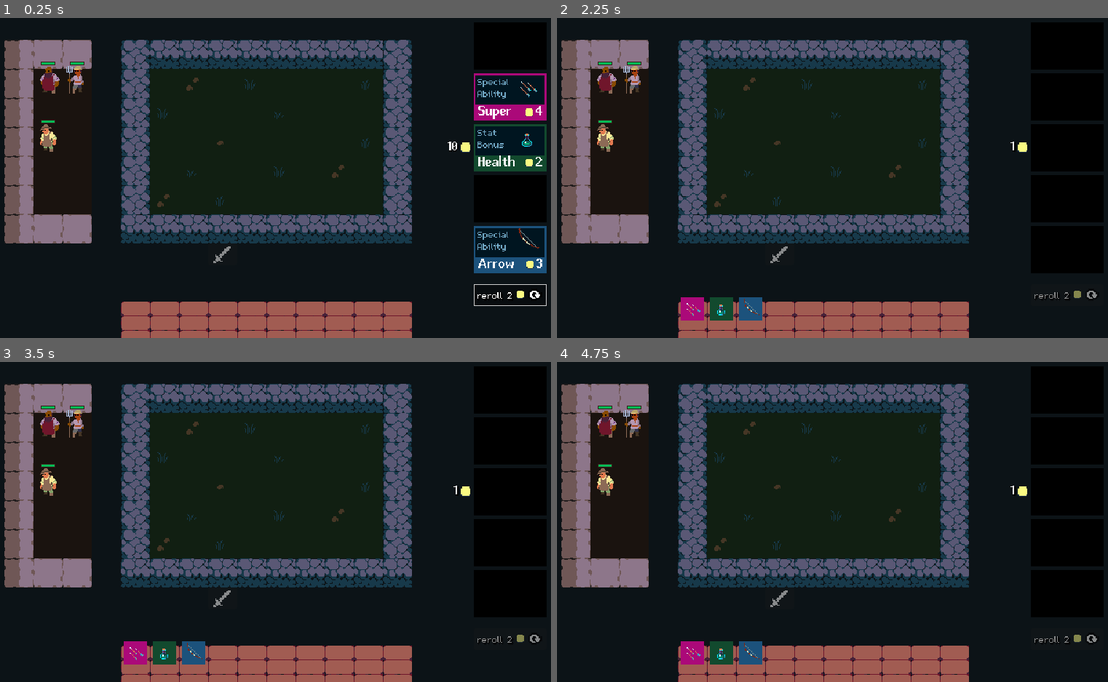
Above: before the commit, frames 1-4 (two rows, left to right).
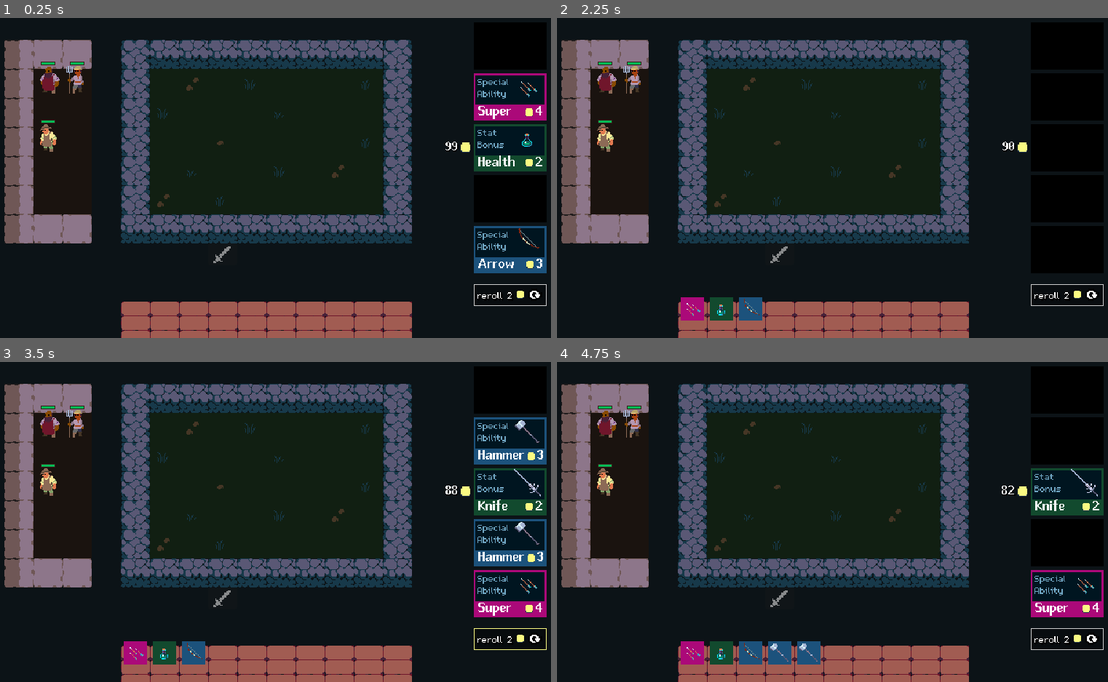
Above: after the commit, the same moments.

Repository: gustavofukunaga/tcc
Game: Godot game, scene res://Scenes/Arena/arena.tscn
Same seed, same stepped clock (60 frames per second), same inputs: the game is played once before the commit and once after it.
Inputs (mouse positions are in pixels of both pictures, inside the frame that each line leads up to):
- Up to frame 1 (0.25 s): no input
- Up to frame 2 (2.25 s): click (1069, 98) at 0.52 s; click (1069, 149) at 1.27 s; click (1069, 248) at 2.02 s
- Up to frame 3 (3.5 s): click (512, 640) at 2.77 s
- Up to frame 4 (4.75 s): click (1069, 544) at 3.52 s; click (1069, 442) at 4.27 s

The runs differ from the first frame. In frame 1, less than 0.1% of the frame differs, in the area x 80-83%, y 38-42%; in frame 2, 0.2%; in frame 3, 8.0%, in the area x 80-100%, y 17-90%; in frame 4, 4.7%.

Commit message:
add tooltip

Diff:
--- a/Custom_nodes/items_handler.gd
+++ b/Custom_nodes/items_handler.gd
@@ -12,5 +12,8 @@
 	#unit.stats.armor += item.armor
 	unit.stats.attack_range += item.attack_range
 	#unit.stats.melee_attack = preload("res://scenes/_effects/attack_smear_effect.tscn")
-	unit.stats.ranged_attack = item.ranged_attack
+	#unit.stats.ranged_attack = item.ranged_attack
 	#unit.stats.ability = item.ability
+
+	if item.type == "Special Ability":
+		unit.stats.equipped_ability = item
--- /dev/null
+++ b/Custom_nodes/unit_tooltip_handler.gd
@@ -0,0 +1,27 @@
+class_name UnitTooltipHandler
+extends Node
+
+@export var unit: Area2D
+
+
+func _ready() -> void:
+	unit.input_event.connect(_on_input_event)
+
+
+func _get_tooltip() -> UnitTooltip:
+	if not (unit is Unit or unit is BattleUnit):
+		return
+
+	var new_tooltip := TooltipHandler.UNIT_TOOLTIP.instantiate() as UnitTooltip
+	new_tooltip.stats = unit.stats
+	#new_tooltip.item_handler = unit.item_handler
+	return new_tooltip
+
+
+func _on_input_event(_viewport: Node, event: InputEvent, _shape_idx: int) -> void:
+	if event.is_action_pressed("tooltip"):
+		TooltipHandler.popup.show_popup(
+			_get_tooltip(),
+			unit.get_global_mouse_position()
+		)
+		get_viewport().set_input_as_handled()
--- a/Data/Items/arrow.tres
+++ b/Data/Items/arrow.tres
@@ -1,18 +1,19 @@
-[gd_resource type="Resource" script_class="ItemStats" load_steps=4 format=3 uid="uid://bjlkorsvkjyu1"]
+[gd_resource type="Resource" script_class="ItemStats" load_steps=3 format=3 uid="uid://bjlkorsvkjyu1"]
 
-[ext_resource type="PackedScene" uid="uid://dxsdrhyvoicym" path="res://scenes/_effects/attack_smear_effect.tscn" id="1_7mhf7"]
+[ext_resource type="PackedScene" uid="uid://dxsdrhyvoicym" path="res://scenes/_effects/attack_smear_effect.tscn" id="1_5di4m"]
 [ext_resource type="Script" uid="uid://cwm0usltptrtm" path="res://Data/Items/item_stats.gd" id="1_n2f4x"]
-[ext_resource type="PackedScene" uid="uid://d045ocq2a6it8" path="res://Scenes/_projectiles/frod_projectile.tscn" id="2_hiamn"]
 
 [resource]
 script = ExtResource("1_n2f4x")
 name = "Arrow"
+description = " +4 attack range"
 type = "Special Ability"
 rarity = 1
 gold_cost = 3
 pool_count = 5
 skin_coordinates = Vector2i(3, 9)
 max_health = 0
+health = 0
 max_mana = 0
 starting_mana = 0
 attack_damage = 0
@@ -20,6 +21,5 @@
 attack_speed = 0.0
 armor = 0
 attack_range = 4
-melee_attack = ExtResource("1_7mhf7")
-ranged_attack = ExtResource("2_hiamn")
+melee_attack = ExtResource("1_5di4m")
 metadata/_custom_type_script = "uid://cwm0usltptrtm"
--- a/Data/Items/item_stats.gd
+++ b/Data/Items/item_stats.gd
@@ -11,6 +11,7 @@
 }
 
 @export var name: String
+@export var description: String
 @export var type: String
 
 @export_category("Data")
--- a/Data/Player/player_stats.tres
+++ b/Data/Player/player_stats.tres
@@ -4,7 +4,7 @@
 
 [resource]
 script = ExtResource("1_7s0t2")
-gold = 10
+gold = 99
 xp = 0
 level = 3
 metadata/_custom_type_script = "uid://bno3o37fmo7k4"
--- a/Data/Units/bram.tres
+++ b/Data/Units/bram.tres
@@ -1,7 +1,8 @@
-[gd_resource type="Resource" script_class="UnitStats" load_steps=3 format=3 uid="uid://cu4dgk3miuwt5"]
+[gd_resource type="Resource" script_class="UnitStats" load_steps=4 format=3 uid="uid://cu4dgk3miuwt5"]
 
 [ext_resource type="PackedScene" uid="uid://dxsdrhyvoicym" path="res://Scenes/_effects/attack_smear_effect.tscn" id="1_3feko"]
 [ext_resource type="Script" uid="uid://b5xwqcu3p6jfw" path="res://Data/Units/unit_stats.gd" id="1_7olvk"]
+[ext_resource type="PackedScene" uid="uid://d045ocq2a6it8" path="res://Scenes/_projectiles/frod_projectile.tscn" id="2_goy6x"]
 
 [resource]
 script = ExtResource("1_7olvk")
@@ -17,4 +18,5 @@
 armor = 0
 attack_range = 1
 melee_attack = ExtResource("1_3feko")
+ranged_attack = ExtResource("2_goy6x")
 metadata/_custom_type_script = "uid://b5xwqcu3p6jfw"
--- a/Data/Units/hale.tres
+++ b/Data/Units/hale.tres
@@ -1,8 +1,9 @@
-[gd_resource type="Resource" script_class="UnitStats" load_steps=4 format=3 uid="uid://d1pplv4esnoo6"]
+[gd_resource type="Resource" script_class="UnitStats" load_steps=5 format=3 uid="uid://d1pplv4esnoo6"]
 
 [ext_resource type="PackedScene" uid="uid://c0yisw37t1e0g" path="res://Scenes/_abilities/axe_swing.tscn" id="1_2tyyh"]
 [ext_resource type="Script" uid="uid://b5xwqcu3p6jfw" path="res://Data/Units/unit_stats.gd" id="1_nq6dh"]
 [ext_resource type="PackedScene" uid="uid://dxsdrhyvoicym" path="res://Scenes/_effects/attack_smear_effect.tscn" id="1_rnbw8"]
+[ext_resource type="PackedScene" uid="uid://d045ocq2a6it8" path="res://Scenes/_projectiles/frod_projectile.tscn" id="4_4oxb7"]
 
 [resource]
 script = ExtResource("1_nq6dh")
@@ -18,5 +19,6 @@
 armor = 0
 attack_range = 1
 melee_attack = ExtResource("1_rnbw8")
+ranged_attack = ExtResource("4_4oxb7")
 ability = ExtResource("1_2tyyh")
 metadata/_custom_type_script = "uid://b5xwqcu3p6jfw"
--- a/Data/Units/unit_stats.gd
+++ b/Data/Units/unit_stats.gd
@@ -38,8 +38,9 @@
 @export var armor: int
 @export_range(1, MAX_ATTACK_RANGE) var attack_range: int
 @export var melee_attack: PackedScene = preload("res://scenes/_effects/attack_smear_effect.tscn")
-@export var ranged_attack: PackedScene
+@export var ranged_attack: PackedScene = preload("res://Scenes/_projectiles/frod_projectile.tscn")
 @export var ability: PackedScene
+@export var equipped_ability: ItemStats
 #@export var auto_attack_sound: AudioStream
 
 var health: int : set = _set_health
@@ -80,6 +81,9 @@
 
 
 func _set_health(value: int) -> void:
+	if value > max_health:
+		return
+
 	health = value
 	emit_changed()
 
--- a/Scenes/Item/item.gd
+++ b/Scenes/Item/item.gd
@@ -20,6 +20,7 @@
 		drag_and_drop.drag_started.connect(_on_drag_started)
 		drag_and_drop.dropped.connect(_on_dropped)
 		drag_and_drop.drag_canceled.connect(_on_drag_canceled)
+		input_event.connect(_on_input_event)
 
 
 func set_stats(value: ItemStats) -> void:
@@ -82,3 +83,27 @@
 
 	outline_highlighter.clear_highlight()
 	z_index = 0
+
+func _get_texture_as_atlas() -> Texture:
+	var atlas_texture := AtlasTexture.new()
+	atlas_texture.atlas = skin.texture
+	atlas_texture.region = skin.region_rect
+	return atlas_texture
+
+func _get_tooltip() -> DetailedTooltip:
+	var new_tooltip := TooltipHandler.DETAILED_TOOLTIP.instantiate() as DetailedTooltip
+	var data := new_tooltip.DetailedTooltipData.new()
+	data.texture = _get_texture_as_atlas()
+	data.title = stats.name
+	data.description = stats.description
+	new_tooltip.setup(data)
+	return new_tooltip
+
+
+func _on_input_event(_viewport: Node, event: InputEvent, _shape_idx: int) -> void:
+	if event.is_action_pressed("tooltip"):
+		TooltipHandler.popup.show_popup(
+			_get_tooltip(),
+			get_global_mouse_position()
+		)
+		get_viewport().set_input_as_handled()
--- /dev/null
+++ b/Scenes/ItemUI/item_ui.tscn
@@ -0,0 +1,27 @@
+[gd_scene load_steps=5 format=3 uid="uid://cow562e0hvt3s"]
+
+[ext_resource type="Script" uid="uid://dm7muukynxqsh" path="res://item_ui.gd" id="1_2w1xv"]
+[ext_resource type="Texture2D" uid="uid://l1jq47dgo2n1" path="res://Assets/sprites/trait_background.png" id="1_uywk3"]
+[ext_resource type="Texture2D" uid="uid://dxcdu20yfc72" path="res://Assets/sprites/items.png" id="2_63qko"]
+
+[sub_resource type="AtlasTexture" id="AtlasTexture_uywk3"]
+resource_local_to_scene = true
+atlas = ExtResource("2_63qko")
+region = Rect2(224, 320, 32, 32)
+
+[node name="ItemUI" type="TextureRect"]
+offset_right = 32.0
+offset_bottom = 32.0
+mouse_filter = 0
+texture = ExtResource("1_uywk3")
+script = ExtResource("1_2w1xv")
+tooltip_offset = Vector2i(3, 3)
+
+[node name="Icon" type="TextureRect" parent="."]
+layout_mode = 1
+anchors_preset = 15
+anchor_right = 1.0
+anchor_bottom = 1.0
+grow_horizontal = 2
+grow_vertical = 2
+texture = SubResource("AtlasTexture_uywk3")
--- a/Scenes/Item_Card/item_card.gd
+++ b/Scenes/Item_Card/item_card.gd
@@ -31,7 +31,6 @@
 			#print("bought item: ", item)
 			#print("gold: ", player_stats.gold)
 	#)
-
 
 func _set_item_stats(value: ItemStats) -> void:
 	item_stats = value
@@ -80,10 +79,38 @@
 func _on_mouse_entered() -> void:
 	if not disabled:
 		border_sb.border_color = HOVER_BORDER_COLOR
+		#TooltipHandler.popup.show_popup(
+			#_tooltip(),
+			#get_global_mouse_position()
+		#)
+		#get_viewport().set_input_as_handled()
 
 
 func _on_mouse_exited() -> void:
 	border_sb.border_color = border_color
+	#TooltipHandler.popup.hide_popup()
 
 func _get_item_type(type: String) -> String:
 	return type.replace(" ", "\n")
+
+func _tooltip() -> DetailedTooltip:
+	var new_tooltip := TooltipHandler.DETAILED_TOOLTIP.instantiate() as DetailedTooltip
+	var data := new_tooltip.DetailedTooltipData.new()
+	data.texture = item_icon.texture
+	data.title = item_stats.name
+	data.description = item_stats.description
+	new_tooltip.setup(data)
+	return new_tooltip
+
+
+func _on_gui_input(event: InputEvent) -> void:
+	if event.is_action_pressed("tooltip"):
+		TooltipHandler.popup.show_popup(
+			_tooltip(),
+			get_global_mouse_position()
+		)
+		get_viewport().set_input_as_handled()
+
+
+#func _on_gui_input(event: InputEvent) -> void:
+	#pass # Replace with function body.
--- a/Scenes/Item_Card/item_card.tscn
+++ b/Scenes/Item_Card/item_card.tscn
@@ -150,6 +150,7 @@
 grow_vertical = 2
 theme_override_styles/panel = SubResource("StyleBoxFlat_pwm4s")
 
+[connection signal="gui_input" from="." to="." method="_on_gui_input"]
 [connection signal="mouse_entered" from="." to="." method="_on_mouse_entered"]
 [connection signal="mouse_exited" from="." to="." method="_on_mouse_exited"]
 [connection signal="pressed" from="." to="." method="_on_pressed"]
--- /dev/null
+++ b/Scenes/Tooltips/detailed_tooltip.gd
@@ -0,0 +1,30 @@
+class_name DetailedTooltip
+extends VBoxContainer
+
+@onready var icon: TextureRect = %Icon
+@onready var title: Label = %Title
+@onready var description: RichTextLabel = %Description
+
+var tooltip_data: DetailedTooltipData
+
+
+func _ready() -> void:
+	if not tooltip_data:
+		return
+
+	icon.texture = tooltip_data.texture
+	title.text = tooltip_data.title
+	description.text = tooltip_data.description
+	description.custom_minimum_size.x = tooltip_data.min_size_x
+
+
+func setup(data: DetailedTooltipData, min_x: float = 0.0) -> void:
+	tooltip_data = data
+	tooltip_data.min_size_x = min_x
+
+
+class DetailedTooltipData:
+	var texture: Texture
+	var title: String
+	var description: String
+	var min_size_x: float
--- /dev/null
+++ b/Scenes/Tooltips/detailed_tooltip.tscn
@@ -0,0 +1,35 @@
+[gd_scene load_steps=4 format=3 uid="uid://pn34h5bpt0wh"]
+
+[ext_resource type="Script" uid="uid://duqwtaqlff2d3" path="res://Scenes/Tooltips/detailed_tooltip.gd" id="1_83qww"]
+[ext_resource type="Texture2D" uid="uid://wxshjtwjoc31" path="res://Assets/sprites/traits/human.png" id="1_kik6e"]
+[ext_resource type="FontFile" uid="uid://8di0jvr25vat" path="res://Assets/font/m5x7.ttf" id="2_83qww"]
+
+[node name="DetailedTooltip" type="VBoxContainer"]
+offset_right = 40.0
+offset_bottom = 40.0
+script = ExtResource("1_83qww")
+
+[node name="HBoxContainer" type="HBoxContainer" parent="."]
+layout_mode = 2
+
+[node name="Icon" type="TextureRect" parent="HBoxContainer"]
+unique_name_in_owner = true
+layout_mode = 2
+texture = ExtResource("1_kik6e")
+stretch_mode = 5
+
+[node name="Title" type="Label" parent="HBoxContainer"]
+unique_name_in_owner = true
+layout_mode = 2
+text = "Tooltip Title"
+vertical_alignment = 1
+
+[node name="Description" type="RichTextLabel" parent="."]
+unique_name_in_owner = true
+layout_mode = 2
+theme_override_fonts/normal_font = ExtResource("2_83qww")
+bbcode_enabled = true
+text = "text
+text
+text"
+fit_content = true
--- /dev/null
+++ b/Scenes/Tooltips/game_popup.gd
@@ -0,0 +1,49 @@
+class_name GamePopup
+extends PanelContainer
+
+@onready var content_container: MarginContainer = %ContentContainer
+
+
+func _ready() -> void:
+	_clear()
+
+func _input(event: InputEvent) -> void:
+	if not visible:
+		return
+
+	if event.is_action_pressed("select") or event.is_action_pressed("tooltip"):
+		hide_popup()
+
+
+func _clear() -> void:
+	for node: Control in content_container.get_children():
+		node.queue_free()
+
+
+func _get_position(mouse_pos: Vector2i) -> Vector2i:
+	var screen_size := Vector2i(get_tree().root.get_visible_rect().size)
+	var max_pos := screen_size - Vector2i(size)
+	var final_x: int = clampi(mouse_pos.x, 0, max_pos.x)
+	var final_y: int = clampi(mouse_pos.y, 0, max_pos.y)
+
+	return Vector2i(final_x, final_y)
+
+
+func show_popup(content: Control, pos: Vector2i) -> void:
+	content_container.add_child(content)
+	await get_tree().process_frame
+	reset_size()
+	global_position = _get_position(pos)
+	mouse_filter = Control.MOUSE_FILTER_STOP
+	show()
+
+
+func hide_popup() -> void:
+	_clear()
+	mouse_filter = Control.MOUSE_FILTER_IGNORE
+	hide()
+
+
+func center() -> void:
+	var screen_size := get_tree().root.get_visible_rect().size
+	global_position = (screen_size / 2) - (size / 2)
--- /dev/null
+++ b/Scenes/Tooltips/game_popup.tscn
@@ -0,0 +1,34 @@
+[gd_scene load_steps=3 format=3 uid="uid://dhc04v0xcyoxb"]
+
+[ext_resource type="Script" uid="uid://dq6bpawcafyik" path="res://Scenes/Tooltips/game_popup.gd" id="1_huob7"]
+
+[sub_resource type="StyleBoxFlat" id="StyleBoxFlat_x1gvk"]
+bg_color = Color(0.0846899, 0.0846899, 0.0846899, 1)
+border_width_left = 2
+border_width_top = 2
+border_width_right = 2
+border_width_bottom = 2
+border_color = Color(1, 1, 1, 1)
+corner_radius_top_left = 4
+corner_radius_top_right = 4
+corner_radius_bottom_right = 4
+corner_radius_bottom_left = 4
+
+[node name="GamePopup" type="PanelContainer"]
+top_level = true
+offset_right = 40.0
+offset_bottom = 40.0
+theme_override_styles/panel = SubResource("StyleBoxFlat_x1gvk")
+script = ExtResource("1_huob7")
+
+[node name="ContentContainer" type="MarginContainer" parent="."]
+unique_name_in_owner = true
+layout_mode = 2
+theme_override_constants/margin_left = 6
+theme_override_constants/margin_top = 4
+theme_override_constants/margin_right = 6
+theme_override_constants/margin_bottom = 4
+
+[node name="Label" type="Label" parent="ContentContainer"]
+layout_mode = 2
+text = "Test Test Test Test Test Test"
--- /dev/null
+++ b/Scenes/Tooltips/item_container.gd
@@ -0,0 +1,43 @@
+class_name UnitTooltip
+extends VBoxContainer
+
+@export var stats: UnitStats:
+	set(value):
+		stats = value
+		if stats and is_node_ready():
+			health_bar.stats = stats
+			unit_name.text = stats.name
+			stats.changed.connect(_on_stats_changed)
+			_on_stats_changed()
+
+#@export var item_handler: ItemHandler:
+	#set(value):
+		#item_handler = value
+		#if item_handler and is_node_ready():
+			#item_handler.items_changed.connect(_on_items_changed)
+			#_on_items_changed()
+
+@onready var unit_name: Label = %UnitName
+@onready var health_bar: HealthBar = %HealthBar
+@onready var health_label: Label = %HealthLabel
+@onready var item_container: HBoxContainer = %ItemContainer
+
+
+func _ready() -> void:
+	stats = self.stats
+	#item_handler = self.item_handler
+
+
+func _on_stats_changed() -> void:
+	health_label.text = "%s/%s" % [stats.health, stats.get_max_health()]
+
+
+#func _on_items_changed() -> void:
+	#for i: int in item_container.get_child_count():
+		#var item_ui := item_container.get_child(i) as ItemUI
+		#var item: Item = null
+		#
+		#if i < item_handler.equipped_items.size():
+			#item = item_handler.equipped_items[i]
+		#
+		#item_ui.item = item
--- /dev/null
+++ b/Scenes/Tooltips/tooltip_handler.gd
@@ -0,0 +1,18 @@
+extends CanvasLayer
+
+const DETAILED_TOOLTIP = preload("res://Scenes/Tooltips/detailed_tooltip.tscn")
+const UNIT_TOOLTIP = preload("res://Scenes/Tooltips/unit_tooltip.tscn")
+
+@onready var popup: GamePopup = %Popup
+@onready var popup_2: GamePopup = %Popup2
+@onready var timer: Timer = $Timer
+
+#func show_timed_popup(message: String, time: float) -> void:
+	#var label := Label.new()
+	#label.text = message
+	#await popup.show_popup(label, Vector2i.ZERO)
+	#TooltipHandler.popup.center()
+	#timer.wait_time = time
+	#timer.start()
+	#popup.hidden.connect(func(): timer.stop(), CONNECT_ONE_SHOT)
+	#timer.timeout.connect(func(): popup.hide_popup(), CONNECT_ONE_SHOT)
--- /dev/null
+++ b/Scenes/Tooltips/tooltip_handler.tscn
@@ -0,0 +1,19 @@
+[gd_scene load_steps=3 format=3 uid="uid://ckj3emofv7pec"]
+
+[ext_resource type="Script" uid="uid://hgenwl5l4rsb" path="res://Scenes/Tooltips/tooltip_handler.gd" id="1_3fds4"]
+[ext_resource type="PackedScene" uid="uid://dhc04v0xcyoxb" path="res://Scenes/Tooltips/game_popup.tscn" id="1_h7pyy"]
+
+[node name="TooltipHandler" type="CanvasLayer"]
+layer = 2
+script = ExtResource("1_3fds4")
+
+[node name="Popup" parent="." instance=ExtResource("1_h7pyy")]
+unique_name_in_owner = true
+visible = false
+
+[node name="Popup2" parent="." instance=ExtResource("1_h7pyy")]
+unique_name_in_owner = true
+visible = false
+
+[node name="Timer" type="Timer" parent="."]
+one_shot = true
--- /dev/null
+++ b/Scenes/Tooltips/unit_tooltip.gd
@@ -0,0 +1,45 @@
+class_name UnitTooltip
+extends VBoxContainer
+
+@export var stats: UnitStats:
+	set(value):
+		stats = value
+		if stats and is_node_ready():
+			health_bar.stats = stats
+			unit_name.text = stats.name
+			stats.changed.connect(_on_stats_changed)
+			_on_stats_changed()
+
+#@export var item_handler: ItemHandler:
+	#set(value):
+		#item_handler = value
+		#if item_handler and is_node_ready():
+			#item_handler.items_changed.connect(_on_items_changed)
+			#_on_items_changed()
+
+@onready var unit_name: Label = %UnitName
+@onready var health_bar: HealthBar = %HealthBar
+@onready var health_label: Label = %HealthLabel
+@onready var item_container: HBoxContainer = %ItemContainer
+
+
+func _ready() -> void:
+	stats = self.stats
+	var item_ui := item_container.get_child(0) as ItemUI
+	item_ui.item = stats.equipped_ability
+	#item_handler = self.item_handler
+
+
+func _on_stats_changed() -> void:
+	health_label.text = "%s/%s" % [stats.health, stats.get_max_health()]
+
+
+#func _on_items_changed() -> void:
+	#for i: int in item_container.get_child_count():
+		#var item_ui := item_container.get_child(i) as ItemUI
+		#var item: Item = null
+		#
+		#if i < item_handler.equipped_items.size():
+			#item = item_handler.equipped_items[i]
+		#
+		#item_ui.item = item
--- /dev/null
+++ b/Scenes/Tooltips/unit_tooltip.tscn
@@ -0,0 +1,63 @@
+[gd_scene load_steps=7 format=3 uid="uid://csp1w1jnfbwul"]
+
+[ext_resource type="PackedScene" uid="uid://c1whvt3bdqgxe" path="res://Scenes/health_bar/health_bar.tscn" id="1_jm2ea"]
+[ext_resource type="Script" uid="uid://clym6ajqs0u60" path="res://Scenes/Tooltips/unit_tooltip.gd" id="1_qr1tc"]
+[ext_resource type="FontFile" uid="uid://8di0jvr25vat" path="res://Assets/font/m5x7.ttf" id="2_qr1tc"]
+[ext_resource type="PackedScene" uid="uid://cow562e0hvt3s" path="res://Scenes/ItemUI/item_ui.tscn" id="3_l4ifx"]
+
+[sub_resource type="LabelSettings" id="LabelSettings_8jbxt"]
+font = ExtResource("2_qr1tc")
+outline_size = 3
+outline_color = Color(0, 0, 0, 1)
+
+[sub_resource type="LabelSettings" id="LabelSettings_qr1tc"]
+font = ExtResource("2_qr1tc")
+outline_color = Color(0, 0, 0, 1)
+
+[node name="UnitTooltip" type="VBoxContainer"]
+offset_right = 100.0
+offset_bottom = 63.0
+script = ExtResource("1_qr1tc")
+
+[node name="Title" type="HBoxContainer" parent="."]
+layout_mode = 2
+
+[node name="UnitName" type="Label" parent="Title"]
+unique_name_in_owner = true
+layout_mode = 2
+text = "Frod
+"
+
+[node name="HealthBar" parent="." instance=ExtResource("1_jm2ea")]
+unique_name_in_owner = true
+custom_minimum_size = Vector2(100, 16)
+layout_mode = 2
+
+[node name="HealthLabel" type="Label" parent="HealthBar"]
+unique_name_in_owner = true
+layout_mode = 1
+anchors_preset = 15
+anchor_right = 1.0
+anchor_bottom = 1.0
+grow_horizontal = 2
+grow_vertical = 2
+text = "0/1000"
+label_settings = SubResource("LabelSettings_8jbxt")
+horizontal_alignment = 1
+vertical_alignment = 1
+
+[node name="Item" type="HBoxContainer" parent="."]
+layout_mode = 2
+
+[node name="EquippedItemLabel" type="Label" parent="Item"]
+layout_mode = 2
+text = "Equipped Ability:"
+label_settings = SubResource("LabelSettings_qr1tc")
+horizontal_alignment = 1
+
+[node name="ItemContainer" type="HBoxContainer" parent="Item"]
+unique_name_in_owner = true
+layout_mode = 2
+
+[node name="ItemUI" parent="Item/ItemContainer" instance=ExtResource("3_l4ifx")]
+layout_mode = 2
--- a/Scenes/Unit/unit.tscn
+++ b/Scenes/Unit/unit.tscn
@@ -8,6 +8,7 @@
 [ext_resource type="Script" uid="uid://d077xoc6cueo6" path="res://Components/packed_sprite2d.gd" id="5_2itl1"]
 [ext_resource type="PackedScene" uid="uid://c1whvt3bdqgxe" path="res://Scenes/health_bar/health_bar.tscn" id="5_kakeo"]
 [ext_resource type="Script" uid="uid://dye12q485wwdu" path="res://Components/outline_highlighter.gd" id="6_jbdwb"]
+[ext_resource type="Script" uid="uid://c8bofstjifmpj" path="res://Custom_nodes/unit_tooltip_handler.gd" id="9_uodik"]
 
 [sub_resource type="RectangleShape2D" id="RectangleShape2D_hgpyh"]
 size = Vector2(32, 32)
@@ -48,5 +49,10 @@
 outline_color = Color(1, 1, 1, 1)
 outline_thickness = 1
 
+[node name="UnitTooltipHandler" type="Node" parent="." node_paths=PackedStringArray("unit")]
+script = ExtResource("9_uodik")
+unit = NodePath("..")
+metadata/_custom_type_script = "uid://c8bofstjifmpj"
+
 [connection signal="mouse_entered" from="." to="." method="_on_mouse_entered"]
 [connection signal="mouse_exited" from="." to="." method="_on_mouse_exited"]
--- a/Scenes/battle_unit/battle_unit.tscn
+++ b/Scenes/battle_unit/battle_unit.tscn
@@ -12,6 +12,7 @@
 [ext_resource type="Script" uid="uid://btnf4etxvlg3m" path="res://Custom_nodes/target_finder.gd" id="8_p7yiw"]
 [ext_resource type="Script" uid="uid://bl8i2mppmae5b" path="res://Components/attack.gd" id="9_1qy7s"]
 [ext_resource type="Script" uid="uid://bgluqq6gaukyq" path="res://Components/scene_spawner.gd" id="10_dsxh2"]
+[ext_resource type="Script" uid="uid://c8bofstjifmpj" path="res://Custom_nodes/unit_tooltip_handler.gd" id="13_dsxh2"]
 
 [sub_resource type="RectangleShape2D" id="RectangleShape2D_6svng"]
 size = Vector2(36, 36)
@@ -267,6 +268,11 @@
 actor = NodePath("..")
 metadata/_custom_type_script = "uid://c42nbbnb3c5sv"
 
+[node name="UnitTooltipHandler" type="Node" parent="." node_paths=PackedStringArray("unit")]
+script = ExtResource("13_dsxh2")
+unit = NodePath("..")
+metadata/_custom_type_script = "uid://c8bofstjifmpj"
+
 [node name="AnimationPlayer" type="AnimationPlayer" parent="."]
 libraries = {
 &"": SubResource("AnimationLibrary_3nmhm")
--- /dev/null
+++ b/item_ui.gd
@@ -0,0 +1,47 @@
+class_name ItemUI
+extends TextureRect
+
+@export var tooltip_offset: Vector2i
+@export var item: ItemStats:
+	set(value):
+		item = value
+
+		if not is_node_ready():
+			return
+
+		if not item:
+			icon.hide()
+			return
+
+		icon.texture.region.position = Vector2(item.skin_coordinates) * Arena.CELL_SIZE
+		icon.show()
+
+
+@onready var icon: TextureRect = $Icon
+
+
+func _ready() -> void:
+	item = self.item
+	mouse_entered.connect(_show_tooltip)
+	mouse_exited.connect(TooltipHandler.popup_2.hide_popup)
+
+
+func _get_item_tooltip() -> DetailedTooltip:
+	var new_tooltip := TooltipHandler.DETAILED_TOOLTIP.instantiate() as DetailedTooltip
+	var data := new_tooltip.DetailedTooltipData.new()
+	data.texture = icon.texture.duplicate()
+	data.title = item.name
+	data.description = item.description
+	new_tooltip.setup(data)
+	return new_tooltip
+
+
+func _show_tooltip() -> void:
+	if not item or TooltipHandler.popup_2.visible:
+		return
+
+	TooltipHandler.popup_2.show_popup(
+		_get_item_tooltip(),
+		global_position + Vector2(size.x + tooltip_offset.x, tooltip_offset.y)
+	)
+	get_viewport().set_input_as_handled()
--- a/project.godot
+++ b/project.godot
@@ -12,12 +12,13 @@
 
 config/name="tcc"
 run/main_scene="uid://cy4g8o8gnifo0"
-config/features=PackedStringArray("4.5", "GL Compatibility")
+config/features=PackedStringArray("4.4", "GL Compatibility")
 config/icon="res://icon.svg"
 
 [autoload]
 
 UnitNavigation="*res://Custom_nodes/unit_navigation.gd"
+TooltipHandler="*res://Scenes/Tooltips/tooltip_handler.tscn"
 
 [display]
 
@@ -54,6 +55,11 @@
 "events": [Object(InputEventKey,"resource_local_to_scene":false,"resource_name":"","device":-1,"window_id":0,"alt_press …(192 unchanged characters)…
 ]
 }
+tooltip={
+"deadzone": 0.2,
+"events": [Object(InputEventMouseButton,"resource_local_to_scene":false,"resource_name":"","device":-1,"window_id":0,"alt_pressed":false,"shift_pressed":false,"ctrl_pressed":false,"meta_pressed":false,"button_mask":0,"position":Vector2(0, 0),"global_position":Vector2(0, 0),"factor":1.0,"button_index":2,"canceled":false,"pressed":false,"double_click":false,"script":null)
+]
+}
 
 [layer_names]
 
Not shown, changed: Assets/32rogues-palette.png.import
Not shown, changed: Assets/animals.png.import
Not shown, changed: Assets/animated-tiles.png.import
Not shown, changed: Assets/autotiles.png.import
Not shown, changed: Assets/font/abaddon_bold.ttf.import
Not shown, changed: Assets/font/abaddon_light.ttf.import
Not shown, changed: Assets/font/m5x7.ttf.import
Not shown, changed: Assets/items-palette-swaps.png.import
Not shown, changed: Assets/items.png.import
Not shown, changed: Assets/monsters.png.import
Not shown, changed: Assets/rogues.png.import
Not shown, changed: Assets/sprites/animals.png.import
(and 37 more such lines)
